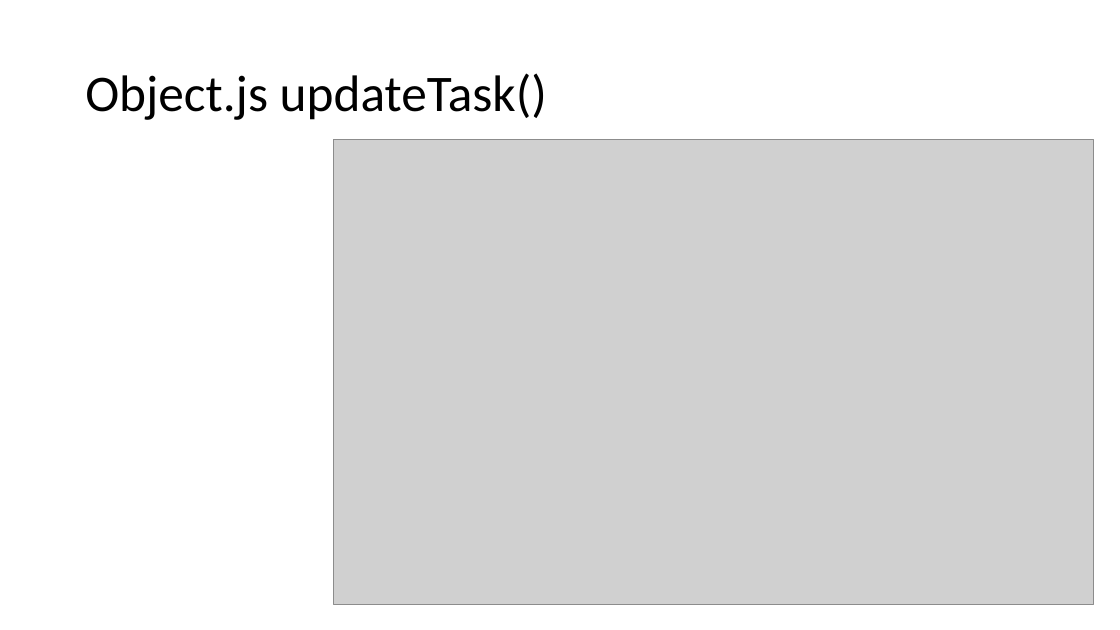
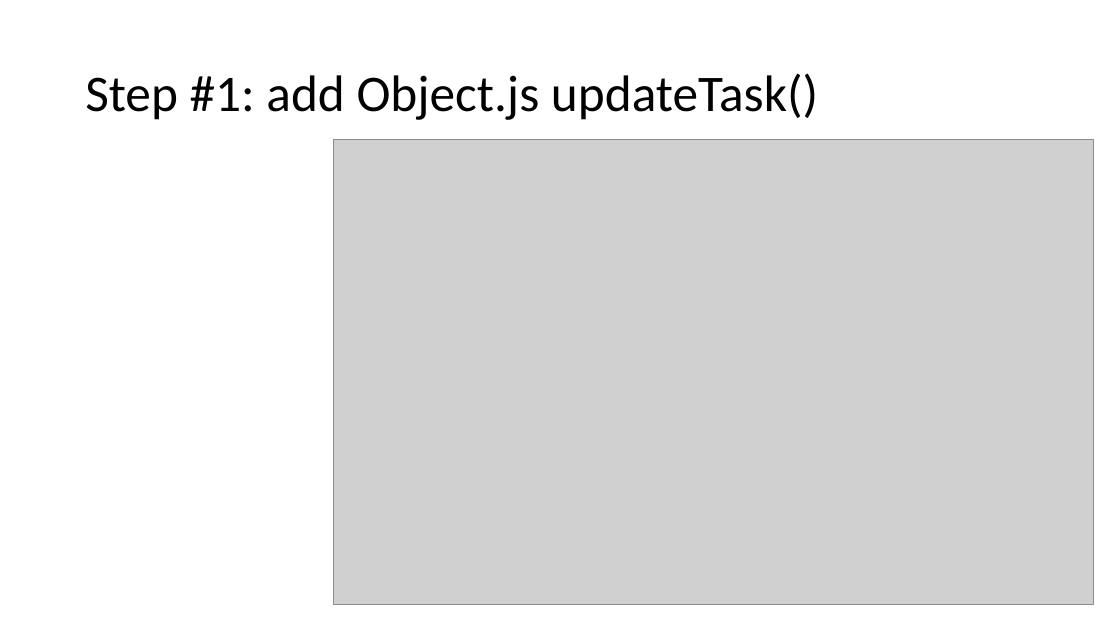
Before and after one commit to apiacademy/2016-04-qcon-sao-paulo, a slide deck: slide 3 of slides/02-x-objects-exercise.pptx (slide 4 before the commit). Drawn at 1120x630 pixels with LibreOffice and Linux fonts; fonts in the diff are those of the drawing; grey boxes stand for pictures. Boxes give left, top, right and bottom in pixels: in the first picture for what was removed or moved away, otherwise in the second. Text is boxed around its words. In the diff, an @@ line names an element or a change of style, - is before the commit and + after.

```diff
--- a/slides/02-x-objects-exercise.pptx
+++ b/slides/02-x-objects-exercise.pptx
@@ text at (85, 73, 818, 120): text changed @@
-Object.js updateTask()
+Step #1: add Object.js updateTask()
```
Also in this commit, not shown: 1 slide removed, 3 other files.
